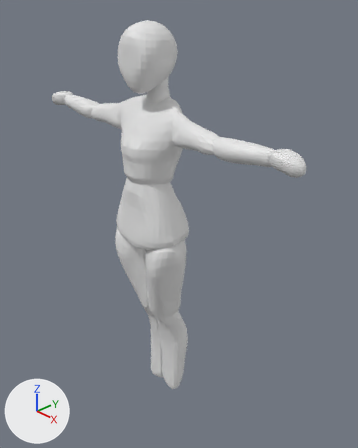
A saved change to the Blender file Choi/Choi character base mesh.blend.
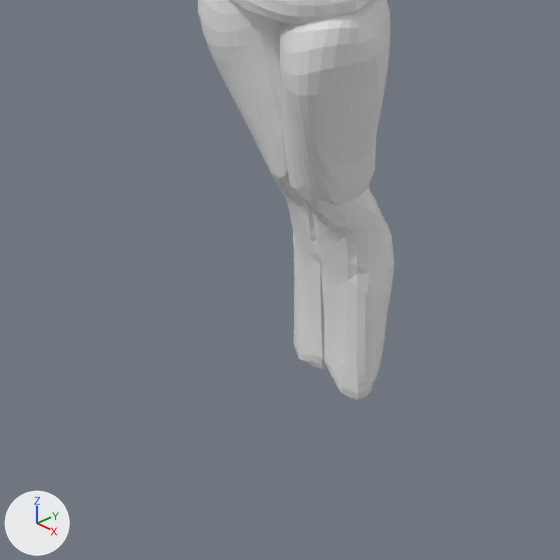
Old and new are each drawn whole from a camera (50 mm lens) standing at (1.514, -1.262, 1.153) and looking at (0.049, 0.113, 0.18) and again close up on the part from 12% to 70% of the width and 54% to 100% of the height. Every picture has the same lights, and +X, +Y and +Z are marked at lower left.

The older version as bpy lines, for what is in view:
```python
me_sphere_002 = bpy.data.meshes.new('Sphere.002')
me_sphere_002.from_pydata(...)  # 482 vertices, 512 faces; spans x -1.04..1.04, y -0.7..0.74, z -0.31..1.79
me_sphere_003 = bpy.data.meshes.new('Sphere.003')
me_sphere_003.from_pydata(...)  # 482 vertices, 512 faces; spans x -1.17..1.13, y -1.33..1.16, z -3.69..1.44
me_sphere_004 = bpy.data.meshes.new('Sphere.004')
me_sphere_004.from_pydata(...)  # 481 vertices, 479 faces; spans x -1.19..0.76, y -0.64..2.5, z -7.97..1.08
ob_hips = bpy.data.objects.new('Hips', me_sphere_002)
ob_hips.location = (0.0, 0.0, 0.168)
ob_hips.scale = (0.168, 0.168, 0.168)
ob_legs = bpy.data.objects.new('Legs', me_sphere_004)
ob_legs.location = (0.061, 0.0, -0.275)
ob_legs.scale = (0.0579, 0.0579, 0.0579)
_m = ob_legs.modifiers.new('Mirror', 'MIRROR')
_m.mirror_object = ob_hips
ob_thighs = bpy.data.objects.new('Thighs', me_sphere_003)
ob_thighs.location = (0.088, 0.0, 0.053)
ob_thighs.scale = (0.0843, 0.0843, 0.0843)
_m = ob_thighs.modifiers.new('Mirror', 'MIRROR')
_m.mirror_object = ob_hips
```
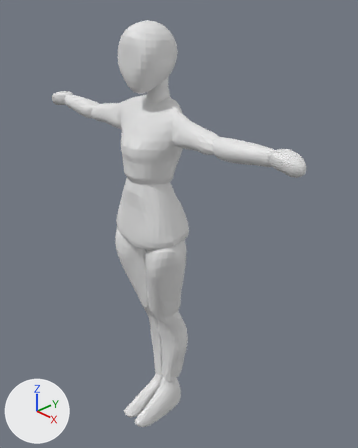
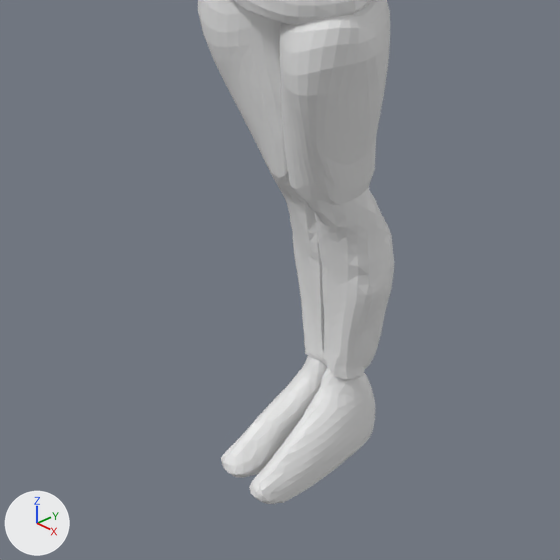
What differs and where, as boxes [x1, y1, x2, y2] in the close-ups (560 x 560 px; the box of a moved part takes in the faces that stretch with it):
'Legs', reshaped (8% shorter)
    before: [275, 180, 394, 400]
    after: [275, 180, 394, 382]
'Sphere', added
    after: [221, 356, 375, 504]
part 1 of me_sphere_004, moved or reshaped
    before: [291, 212, 390, 400]
    after: [290, 212, 390, 382]

The change, as a list of edits to the scene's bpy script:
```text
Change me_sphere_004:
    used by ob_legs; location = (0.061, 0.0, -0.275); scale = (0.0579, 0.0579, 0.0579)
    remove me_sphere_004.from_pydata(...)  # 481 vertices, 479 faces; spans x -1.19..0.76, y -0.64..2.5, z -7.97..1.08
    add me_sphere_004.from_pydata(...)  # 481 vertices, 479 faces; spans x -1.11..0.75, y -0.64..2.5, z -7.42..1.09
    me_sphere_004 part 1: 349 of 481 vertices moved; they spanned x -1.19..0.76, y -0.61..2.35, z -7.97..0.99 and now span x -1.11..0.73, y -0.61..2.35, z -7.42..0.99; mean shift (-0.09, 0.0, 0.08); largest move (0.57, 0.68, -7.38) -> (0.0, 0.68, -6.9)
Add me_sphere_009:
    me_sphere_009.from_pydata(...)  # 420 vertices, 418 faces; spans x -0.93..1.2, y -4.6..2.91, z -4.21..1.13
Add ob_sphere:
    ob_sphere = bpy.data.objects.new('Sphere', me_sphere_009)
    ob_sphere.location = (0.037, 0.0, -0.725)
    ob_sphere.scale = (0.0386, 0.0386, 0.0386)
    _m = ob_sphere.modifiers.new('Mirror', 'MIRROR')
    _m.mirror_object = ob_hips
```
